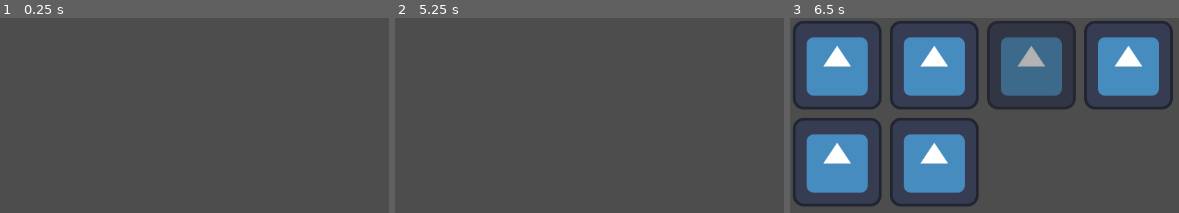
Above: before the commit, frames 1-3 (left to right).
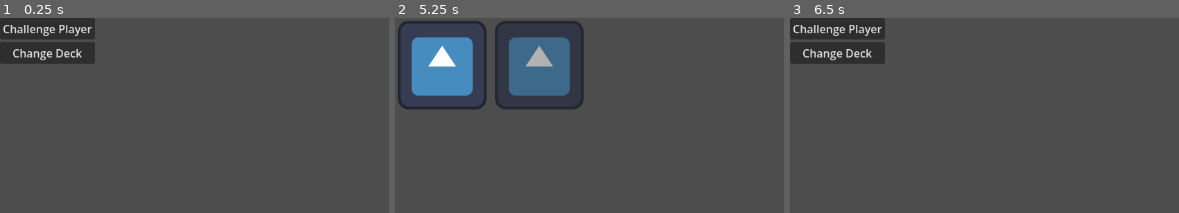
Above: after the commit, the same moments.

Repository: Simon-Kahre/nTCG
Game: Godot game, scene res://scenes/testingEnv.tscn
The game is run twice, just before and just after one commit, with the same random seed, the same clock (stepped at 60 frames per second) and the same inputs. The engine's default icon, where the game draws it, is replaced by a stand-in: a white triangle on a blue panel in a dark square.
Inputs (mouse positions are in pixels of both pictures, inside the frame that each line leads up to):
- Up to frame 1 (0.25 s): no input
- Up to frame 2 (5.25 s): click (441, 29) at 0.5 s, where only the run after the commit has a clickable "Challenge Player"; click (441, 53) at 1.25 s, where only the run after the commit has a clickable "Change Deck"; click (441, 29) at 2 s, where only the run after the commit has a clickable "Challenge Player"; click (441, 53) at 2.75 s, where only the run after the commit has a clickable "Change Deck"; click (441, 29) at 3.5 s, where only the run after the commit has a clickable "Challenge Player"; click (441, 53) at 4.25 s, where only the run after the commit has a clickable "Change Deck"; tap Enter at 5 s; tap C at 5.1 s
- Up to frame 3 (6.5 s): tap Space at 5.27, 5.57 s; tap P at 5.3 s; click (836, 64) at 5.77 s

The runs differ from the first frame. In frame 1, 4.9% of the frame differs, in the area x 0-25%, y 0-24%; in frame 2, 16%; in frame 3, 43%, in the area x 0-99%, y 0-97%.

Commit message:
Make loading the game more dynamic and developer friendly

Diff:
--- a/trading-card-game/project.godot
+++ b/trading-card-game/project.godot
@@ -15,6 +15,16 @@
 config/features=PackedStringArray("4.6", "Mobile")
 config/icon="res://assets/sprites/icon.svg"
 
+[file_customization]
+
+folder_colors={
+"res://assets/createdObjects/cards/": "green",
+"res://assets/sprites/": "purple",
+"res://assets/styleBox/": "pink",
+"res://scenes/": "gray",
+"res://scripts/": "orange"
+}
+
 [physics]
 
 3d/physics_engine="Jolt Physics"
--- a/trading-card-game/scenes/collection.tscn
+++ b/trading-card-game/scenes/collection.tscn
@@ -1,6 +1,6 @@
 [gd_scene format=3 uid="uid://ycncofcdfeoy"]
 
-[ext_resource type="Script" uid="uid://gkj0v8krm4iu" path="res://scenes/collection.gd" id="1_mldy4"]
+[ext_resource type="Script" uid="uid://gkj0v8krm4iu" path="res://scripts/collection.gd" id="1_mldy4"]
 
 [node name="Collection" type="Node2D" unique_id=1686596102]
 script = ExtResource("1_mldy4")
--- /dev/null
+++ b/trading-card-game/scenes/home.tscn
@@ -0,0 +1,15 @@
+[gd_scene format=3 uid="uid://d2740yerop1g"]
+
+[node name="Home" type="Node2D" unique_id=2091955014]
+
+[node name="VBoxContainer" type="VBoxContainer" parent="." unique_id=156649726]
+offset_right = 40.0
+offset_bottom = 40.0
+
+[node name="Button" type="Button" parent="VBoxContainer" unique_id=876240781]
+layout_mode = 2
+text = "Challenge Player"
+
+[node name="Button2" type="Button" parent="VBoxContainer" unique_id=451314417]
+layout_mode = 2
+text = "Change Deck"
--- a/trading-card-game/scenes/testingEnv.tscn
+++ b/trading-card-game/scenes/testingEnv.tscn
@@ -1,13 +1,11 @@
 [gd_scene format=3 uid="uid://iyjrpsgqx8m7"]
 
 [ext_resource type="Script" uid="uid://cinjnthqywstv" path="res://scripts/testing_env.gd" id="1_20xah"]
-[ext_resource type="PackedScene" uid="uid://c4yebayx7t6l3" path="res://assets/createdObjects/card.tscn" id="1_hhmql"]
+[ext_resource type="PackedScene" uid="uid://c4yebayx7t6l3" path="res://assets/createdObjects/cards/card.tscn" id="1_hhmql"]
 [ext_resource type="Script" uid="uid://clcxwv6rqpu0u" path="res://scripts/player.gd" id="3_20xah"]
-[ext_resource type="PackedScene" uid="uid://2y6gt8te51gf" path="res://assets/createdObjects/card2.tscn" id="3_xtw5v"]
 
 [node name="Main" type="Node2D" unique_id=1088991301]
 script = ExtResource("1_20xah")
-allCards = Array[PackedScene]([ExtResource("1_hhmql"), ExtResource("1_hhmql"), ExtResource("3_xtw5v"), ExtResource("1_hhmql"), ExtResource("1_hhmql"), ExtResource("1_hhmql")])
 
 [node name="Node" type="Node" parent="." unique_id=1948156395]
 script = ExtResource("3_20xah")
--- a/trading-card-game/scenes/collection.gd
+++ b/trading-card-game/scripts/collection.gd
@@ -17,6 +17,7 @@
 			button.add_theme_color_override("icon_hover_color", Color(0.8,0.8,0.8,0.8 ))
 			button.add_theme_color_override("icon_pressed_color", Color(0.8,0.8,0.8,0.8 ))
 		button.set_button_icon(sprite.texture)
+
 		override_styleboxes(button)
 		button.add_theme_stylebox_override("pressed", pressColor)
 		self.get_child(0).add_child(button)
--- a/trading-card-game/scripts/player.gd
+++ b/trading-card-game/scripts/player.gd
@@ -6,7 +6,7 @@
 var allCards: Array[PackedScene]
 var collectedCards = {}
 
-func _ready() -> void:
+func load_player() -> void:
 	allCards = get_parent().allCards
 
 	for card in allCards:
--- a/trading-card-game/scripts/testing_env.gd
+++ b/trading-card-game/scripts/testing_env.gd
@@ -7,16 +7,44 @@
 }
 
 var collectionScene: PackedScene = preload("res://scenes/collection.tscn")
+var homeScene: PackedScene = preload("res://scenes/home.tscn")
+
 var currentScene: availableScenes
 
-@export var allCards: Array[PackedScene]
+var allCards: Array[PackedScene]
 
 func _ready() -> void:
+	var dir = DirAccess.open("res://assets/createdObjects/cards")
+	if dir:
+		dir.list_dir_begin()
+		var card = dir.get_next()
+		while card != "":
+			if not dir.current_is_dir():
+				allCards.append(load(dir.get_current_dir()+"/"+card))
+			card = dir.get_next()
+	else:
+		print("An error has occured. Path for cards is not found.")
+
+	get_child(0).load_player()
+
 	currentScene = availableScenes.HOME
+	self.add_child(homeScene.instantiate())
 
 func _unhandled_input(event: InputEvent) -> void:
 	if event is InputEventKey:
-		if event.pressed and event.keycode == KEY_SPACE and not currentScene == availableScenes.COLLECTION:
+		if event.pressed and event.keycode == KEY_C and currentScene != availableScenes.COLLECTION:
+			switch_scene(availableScenes.COLLECTION)
+		elif event.pressed and event.keycode == KEY_SPACE and currentScene != availableScenes.HOME:
+			switch_scene(availableScenes.HOME)
+		elif event.pressed and event.keycode == KEY_P and currentScene != availableScenes.HOME:
+			#switch_scene(availableScenes.PACK)
+			pass
+
+func switch_scene(scene: availableScenes):
+	get_child(1).queue_free()
+	if scene == availableScenes.HOME:
+			currentScene = availableScenes.HOME
+			self.add_child(homeScene.instantiate())
+	elif scene == availableScenes.COLLECTION:
 			currentScene = availableScenes.COLLECTION
-			print("yes")
 			self.add_child(collectionScene.instantiate())
Renamed: trading-card-game/assets/createdObjects/card.tscn -> trading-card-game/assets/createdObjects/cards/card.tscn
Renamed: trading-card-game/assets/createdObjects/card2.tscn -> trading-card-game/assets/createdObjects/cards/card2.tscn
Renamed: trading-card-game/scenes/collection.gd.uid -> trading-card-game/scripts/collection.gd.uid
